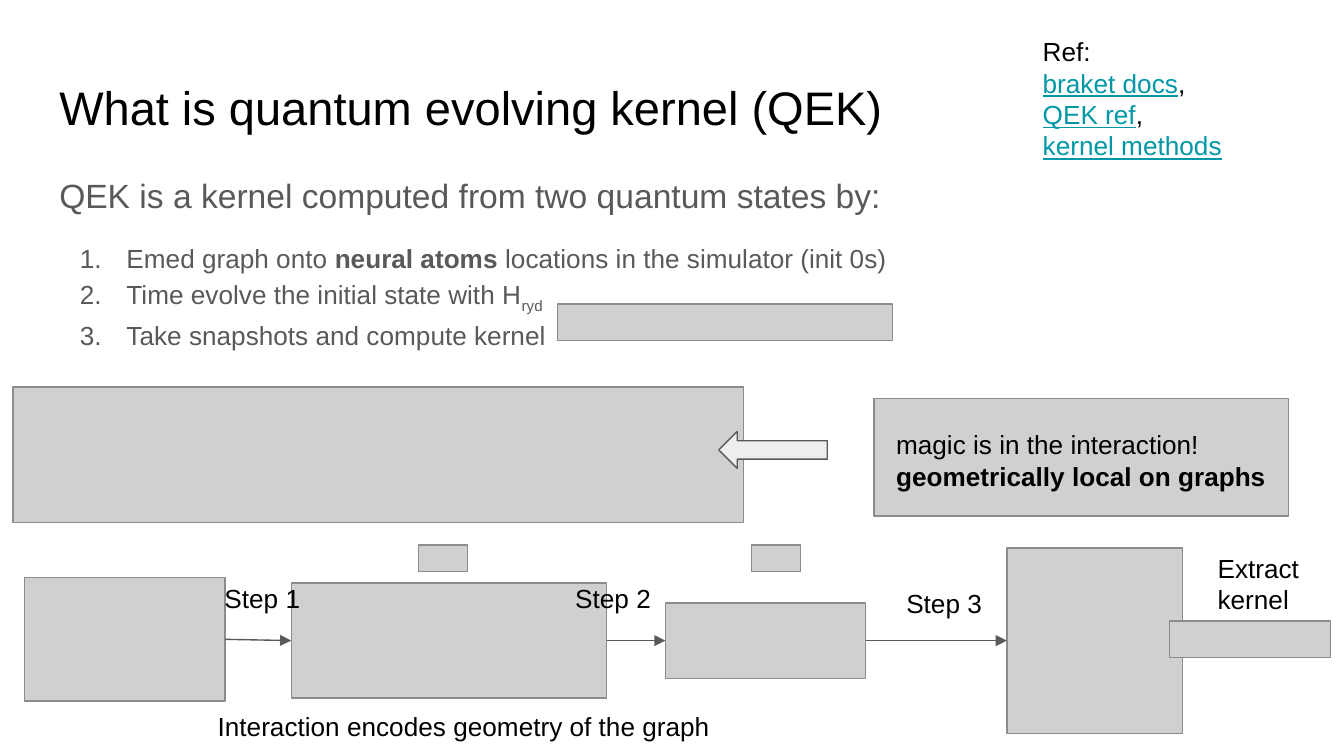
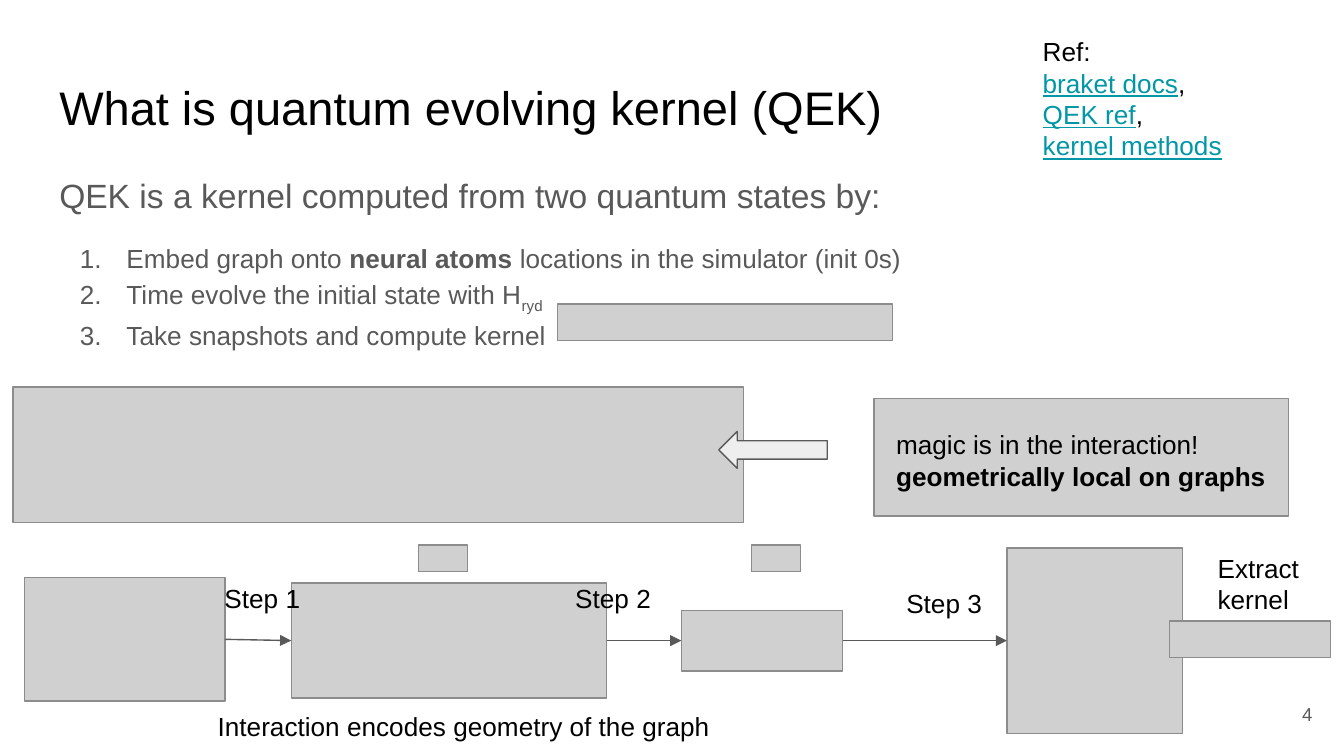
Before and after one commit to teng10/qhack23_rydberg_graph, a slide deck: slide 4 of Qhack_presentation.pptx (slide 3 before the commit). Drawn at 1344x756 pixels with LibreOffice and Linux fonts; fonts in the diff are those of the drawing; grey boxes stand for pictures. Boxes give left, top, right and bottom in pixels: in the first picture for what was removed or moved away, otherwise in the second. Text is boxed around its words. In the diff, an @@ line names an element or a change of style, - is before the commit and + after.

```diff
--- a/Qhack_presentation.pptx
+++ b/Qhack_presentation.pptx
@@ text at (126, 249, 900, 273): text changed @@
-1. Emed graph onto neural atoms locations in the simulator (init 0s)
+1. Embed graph onto neural atoms locations in the simulator (init 0s)
@@ picture: place and size @@
-picture at (665, 603, 866, 679)
+picture at (681, 610, 843, 671)
@@ arrow moved from (607, 641) - (665, 641) to (607, 641) - (681, 641) @@
@@ arrow moved from (866, 641) - (1007, 641) to (843, 641) - (1007, 641) @@
@@ page number added at (1302, 708, 1312, 721), 10 pt, text #595959 @@
+4
```
Also in this commit, not shown: 14 other slides changed, 3 slides added, 4 other files.
